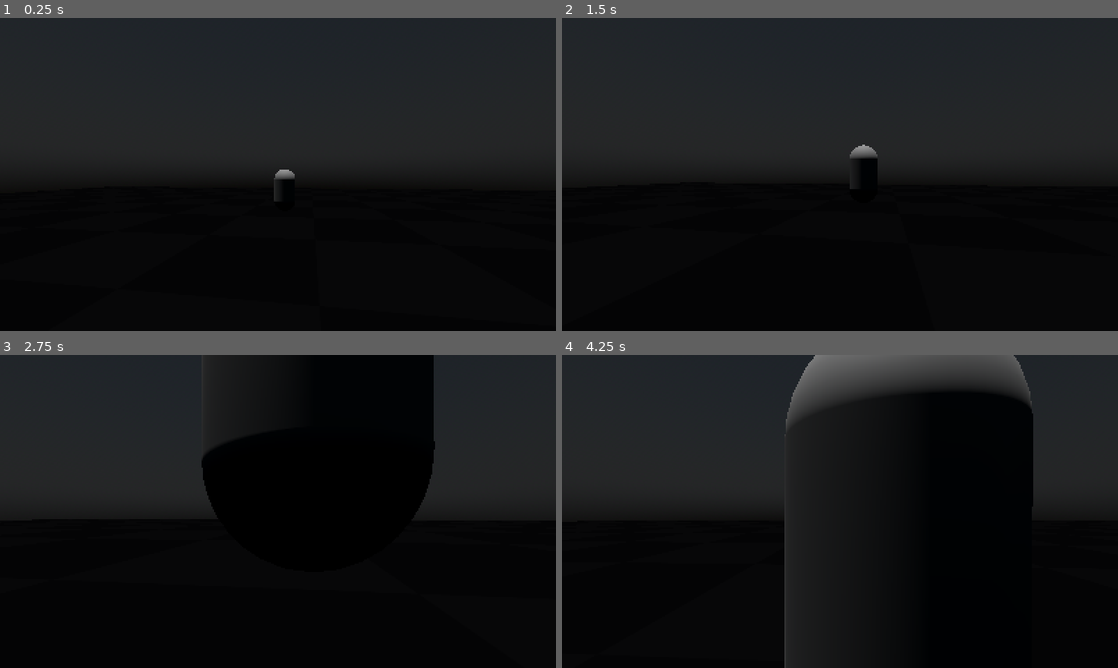
Above: before the commit, frames 1-4 (two rows, left to right).
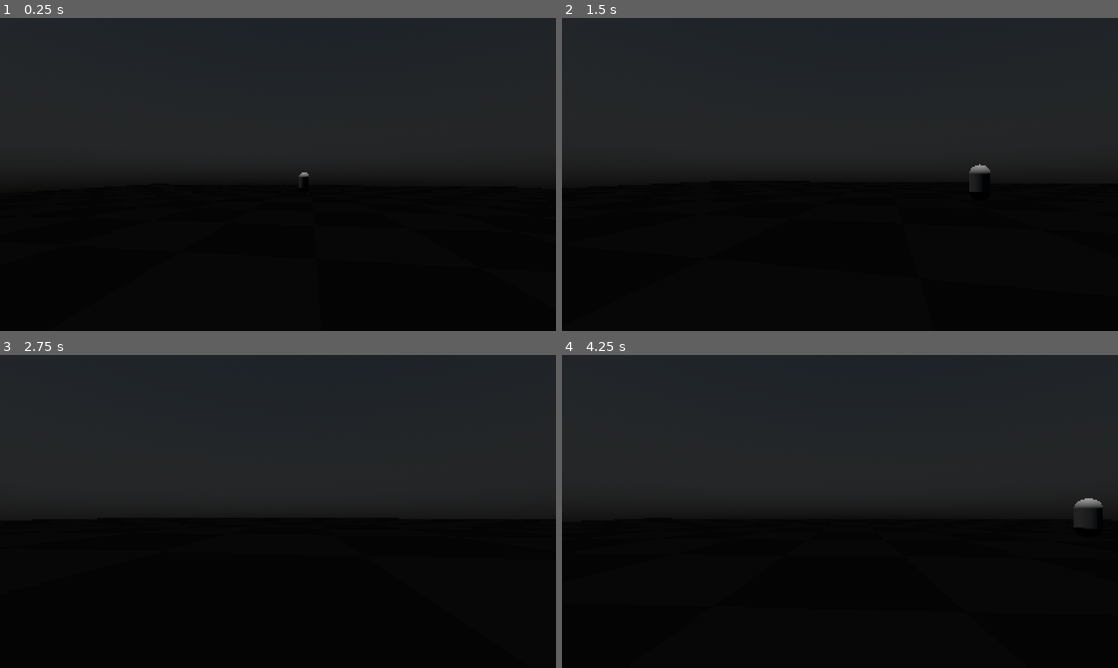
Above: after the commit, the same moments.

Repository: PineNanas/GodotWildJam70Project
Game: Godot game, scene res://Scenes/World/Test/TestWorldEnemy.tscn
Two runs of this game, one before a commit and one after it. Both use one fixed random seed, a clock stepped at 60 frames per second and the inputs below. This scene is started directly instead of the project's main scene.
Inputs (mouse positions are in pixels of both pictures, inside the frame that each line leads up to):
- Up to frame 1 (0.25 s): no input
- Up to frame 2 (1.5 s): move the mouse to (867, 174) at 0.52 s; hold Ctrl (control) 0.53-1.28 s; hold W (forward_m) from 0.53 s (still down); tap Space (jump) at 0.77 s; move the mouse to (812, 174) at 1.27 s; tap Shift (shift) at 1.35 s
- Up to frame 3 (2.75 s): keep holding W (forward_m); tap Space (jump) at 1.52 s; move the mouse to (289, 505) at 2.02 s; hold Ctrl (control) from 2.03 s (still down)
- Up to frame 4 (4.25 s): keep holding W (forward_m); move the mouse to (834, 517) at 2.77 s; release Ctrl (control) at 2.78 s; tap Shift (shift) at 2.85 s; tap Space (jump) at 3.02, 3.77 s; move the mouse to (878, 514) at 3.52 s; hold Ctrl (control) from 3.53 s (still down)

The runs differ from the first frame. In frame 1, 0.1% of the frame differs, in the area x 49-56%, y 48-59%; in frame 2, 0.4%; in frame 3, 17%, in the area x 36-79%, y 0-52%; in frame 4, 15%.

Commit message:
patrol done

Diff:
--- a/Scenes/Entities/Enemies/Enemy.gd
+++ b/Scenes/Entities/Enemies/Enemy.gd
@@ -18,9 +18,15 @@
 @export var speed:float = 10.0
 @export var stop_distance:float = 2.0
 @export var chase_distance:float = 10.0
+@export var patrol: bool = false
+@export var patrol_points: Array[Patrol_Point] = []
+
 
 @onready var player: MainPlayer
 
+@onready var is_patroling: bool = false
+@onready var partrol_point_index = 0
+var target_patrol_point:Patrol_Point
 @onready var is_chasing: bool = false
 
 @onready var navigation_agent_3d: NavigationAgent3D = $NavigationAgent3D
@@ -32,6 +38,10 @@
 func _ready() -> void:
 	player = get_tree().current_scene.get_node("MainPlayer")
 	chase_area_collision.shape.radius = chase_distance
+	if patrol:
+		target_patrol_point = patrol_points[0]
+		is_patroling = true
+		target_patrol_point.body_entered.connect(_on_patrol_point_entered)
 
 func _physics_process(delta: float) -> void:
 	if is_death:
@@ -67,8 +77,21 @@
 	if is_chasing:
 		navigation_agent_3d.target_position = player.global_position
 		navigation_agent_3d.target_position = navigation_agent_3d.get_final_position()
+	elif is_patroling:
+		navigation_agent_3d.target_position = target_patrol_point.global_position
+		navigation_agent_3d.target_position = navigation_agent_3d.get_final_position()
 	else:
 		pass
 
 func _on_chase_timer_timeout() -> void:
 	is_chasing = false
+
+func _on_patrol_point_entered(body: Node3D) -> void:
+	if body == self:
+		if is_patroling:
+			partrol_point_index += 1
+			if partrol_point_index >= patrol_points.size():
+				partrol_point_index = 0
+			target_patrol_point.body_entered.disconnect(_on_patrol_point_entered)
+			target_patrol_point = patrol_points[partrol_point_index]
+			target_patrol_point.body_entered.connect(_on_patrol_point_entered)
--- a/Scenes/Entities/Enemies/Enemy.tscn
+++ b/Scenes/Entities/Enemies/Enemy.tscn
@@ -11,7 +11,8 @@
 radius = 10.0
 
 [node name="Enemy" type="CharacterBody3D"]
-collision_layer = 8
+collision_layer = 16
+collision_mask = 8
 script = ExtResource("1_g8vkj")
 speed = 6.0
 chase_distance = 6.0
--- /dev/null
+++ b/Scenes/Entities/Enemies/PatrolPoint.gd
@@ -0,0 +1,12 @@
+extends Area3D
+class_name Patrol_Point
+
+
+# Called when the node enters the scene tree for the first time.
+func _ready():
+	pass # Replace with function body.
+
+
+# Called every frame. 'delta' is the elapsed time since the previous frame.
+func _process(delta):
+	pass
--- /dev/null
+++ b/Scenes/Entities/Enemies/PatrolPoint.tscn
@@ -0,0 +1,15 @@
+[gd_scene load_steps=3 format=3 uid="uid://wygekfevvnvx"]
+
+[ext_resource type="Script" path="res://Scenes/Entities/Enemies/PatrolPoint.gd" id="1_tvvpr"]
+
+[sub_resource type="CylinderShape3D" id="CylinderShape3D_bmnrm"]
+radius = 1.5
+
+[node name="PatrolPoint" type="Area3D"]
+collision_layer = 32
+collision_mask = 16
+script = ExtResource("1_tvvpr")
+
+[node name="CollisionShape3D" type="CollisionShape3D" parent="."]
+transform = Transform3D(1, 0, 0, 0, 1, 0, 0, 0, 1, -0.00275326, 0.506593, -0.00298834)
+shape = SubResource("CylinderShape3D_bmnrm")
--- a/Scenes/World/Test/TestWorldEnemy.tscn
+++ b/Scenes/World/Test/TestWorldEnemy.tscn
@@ -1,8 +1,9 @@
-[gd_scene load_steps=9 format=3 uid="uid://bsxxem3lk4jhb"]
+[gd_scene load_steps=10 format=3 uid="uid://bsxxem3lk4jhb"]
 
 [ext_resource type="Texture2D" uid="uid://w7t42ae4k5pc" path="res://Assets/Textures/KenneyTestTextures/Dark/texture_08.png" id="1_r4bcv"]
 [ext_resource type="PackedScene" uid="uid://bmsesnj5mmijy" path="res://Scenes/Entities/Player/MainPlayer.tscn" id="2_l1nmo"]
 [ext_resource type="PackedScene" uid="uid://cx3qfruay7dkh" path="res://Scenes/Entities/Enemies/Enemy.tscn" id="3_wodgw"]
+[ext_resource type="PackedScene" uid="uid://wygekfevvnvx" path="res://Scenes/Entities/Enemies/PatrolPoint.tscn" id="4_bpnwc"]
 
 [sub_resource type="PhysicalSkyMaterial" id="PhysicalSkyMaterial_jgu4v"]
 
@@ -38,10 +39,12 @@
 environment = SubResource("Environment_yj760")
 
 [node name="MainPlayer" parent="." instance=ExtResource("2_l1nmo")]
-transform = Transform3D(0.146584, 0, -0.989198, 0, 1, 0, 0.989198, 0, 0.146584, 0, 5.05244, 0)
+transform = Transform3D(0.146584, 0, -0.989198, 0, 1, 0, 0.989198, 0, 0.146584, -11.8492, 5.05244, 0)
 
-[node name="Enemy" parent="." instance=ExtResource("3_wodgw")]
+[node name="Enemy" parent="." node_paths=PackedStringArray("patrol_points") instance=ExtResource("3_wodgw")]
 transform = Transform3D(1, 0, 0, 0, 1, 0, 0, 0, 1, 10.5851, 4.89719, -1.22154)
+patrol = true
+patrol_points = [NodePath("../PatrolPoint1"), NodePath("../PatrolPoint2")]
 
 [node name="NavigationRegion3D" type="NavigationRegion3D" parent="."]
 transform = Transform3D(1, 0, 0, 0, 1, 0, 0, 0, 1, -0.0120239, -70.3294, 0.044548)
@@ -52,5 +55,12 @@
 material_override = SubResource("StandardMaterial3D_scnwf")
 use_collision = true
 collision_layer = 8
+collision_mask = 17
 collision_priority = 10.0
 size = Vector3(1, 0.124756, 1)
+
+[node name="PatrolPoint1" parent="." instance=ExtResource("4_bpnwc")]
+transform = Transform3D(1, 0, 0, 0, 1, 0, 0, 0, 1, 0, 4.61512, 9.233)
+
+[node name="PatrolPoint2" parent="." instance=ExtResource("4_bpnwc")]
+transform = Transform3D(1, 0, 0, 0, 1, 0, 0, 0, 1, 20.799, 4.49492, 12.1469)
